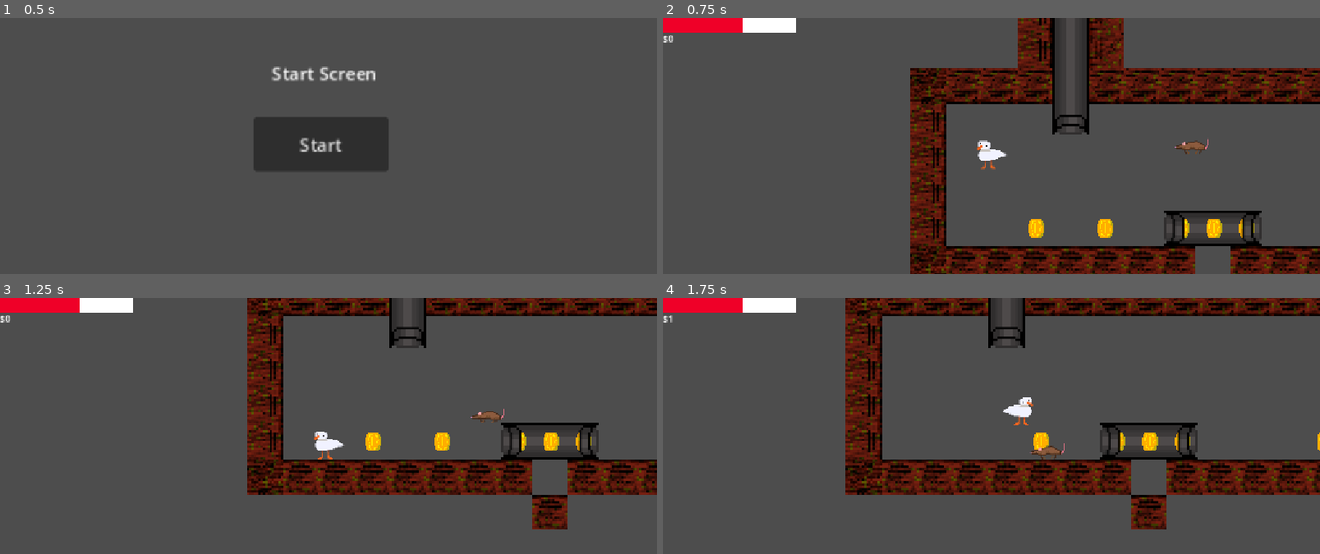
Above: before the commit, frames 1-4 (two rows, left to right).
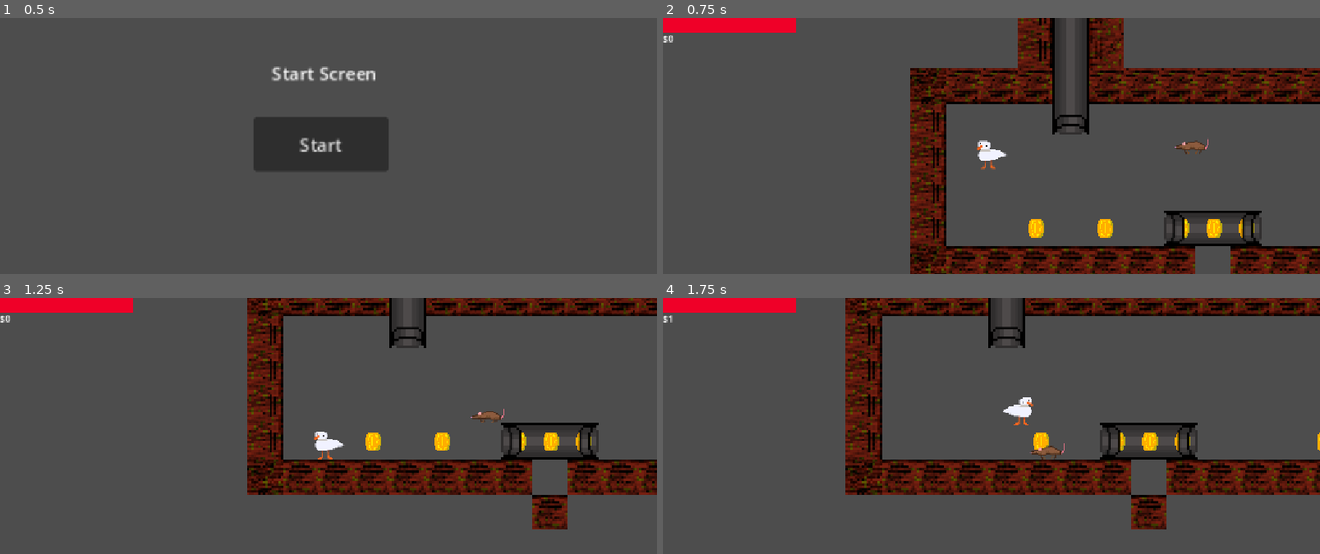
Above: after the commit, the same moments.

Repository: Mango-The-Froot/Duhk
Game: Godot game, scene res://Collab/Scenes/StartScreen.tscn
Same seed, same stepped clock (60 frames per second), same inputs: the game is played once before the commit and once after it.
Inputs:
- Up to frame 1 (0.5 s): no input
- Up to frame 2 (0.75 s): click "Start" at 0.5 s
- Up to frame 3 (1.25 s): no input
- Up to frame 4 (1.75 s): tap E at 1.25 s; hold Right (Right) from 1.28 s (still down); tap Shift (Dash) at 1.35 s; tap Space (Jump) at 1.52 s

Frame 1 is identical in both runs. In frame 2, 0.5% of the frame differs, in the area x 12-21%, y 0-6%; in frame 3, 0.5%; in frame 4, 0.5%.

Commit message:
Fixeded the health bar

Diff:
--- a/Collab/Scenes/Duhk.tscn
+++ b/Collab/Scenes/Duhk.tscn
@@ -217,6 +217,7 @@
 [node name="CanvasLayer" type="CanvasLayer" parent="Player" unique_id=1729037927]
 
 [node name="HealthBar" parent="Player/CanvasLayer" unique_id=331439400 instance=ExtResource("4_q4mro")]
+value = 100.0
 
 [node name="CoinCounter" parent="Player/CanvasLayer" unique_id=1468149157 instance=ExtResource("7_acv23")]
 offset_top = 25.0
--- a/Collab/Scenes/character_body_2d.gd
+++ b/Collab/Scenes/character_body_2d.gd
@@ -21,7 +21,7 @@
 var canGlide = false
 
 var coyoteTime = 0
-var canTakeDamage: bool
+var canTakeDamage = true
 
 @onready var healthBar = $CanvasLayer/HealthBar
 @onready var playerSprite = $PlayerAnims
@@ -30,6 +30,7 @@
 func _ready():
 	GlobalVar.playerBody = self
 	health = 60
+	healthBar.init_health(health)
 	#healthBar.init_health(health)
 
 func _physics_process(delta: float) -> void:
@@ -120,6 +121,7 @@
 		if health > 0:
 			health -= damage
 			print("player health: ", health)
+			_set_health(health)
 			takeDamageCD(1.0)
 
 #Handels changes to the health bar
--- a/Collab/Scenes/health_bar.gd
+++ b/Collab/Scenes/health_bar.gd
@@ -9,5 +9,5 @@
 
 func init_health(_health):
 	health = _health
-	max_value = health
-	value = health
+	max_value = _health
+	value = _health
